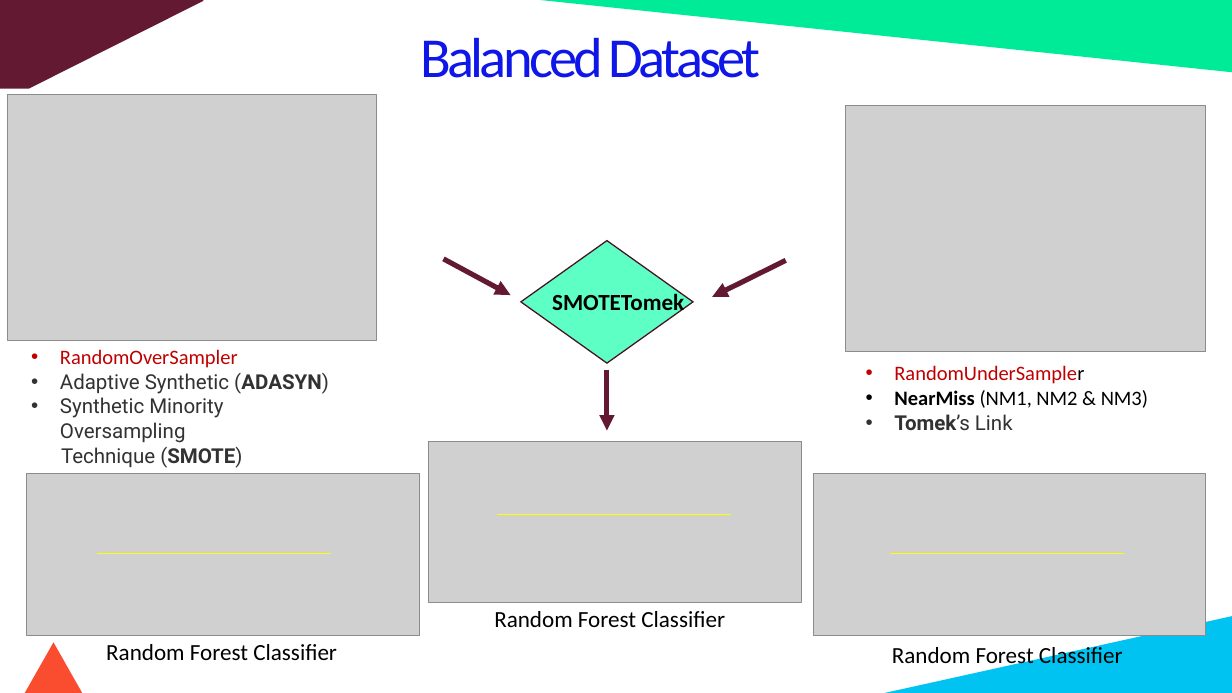
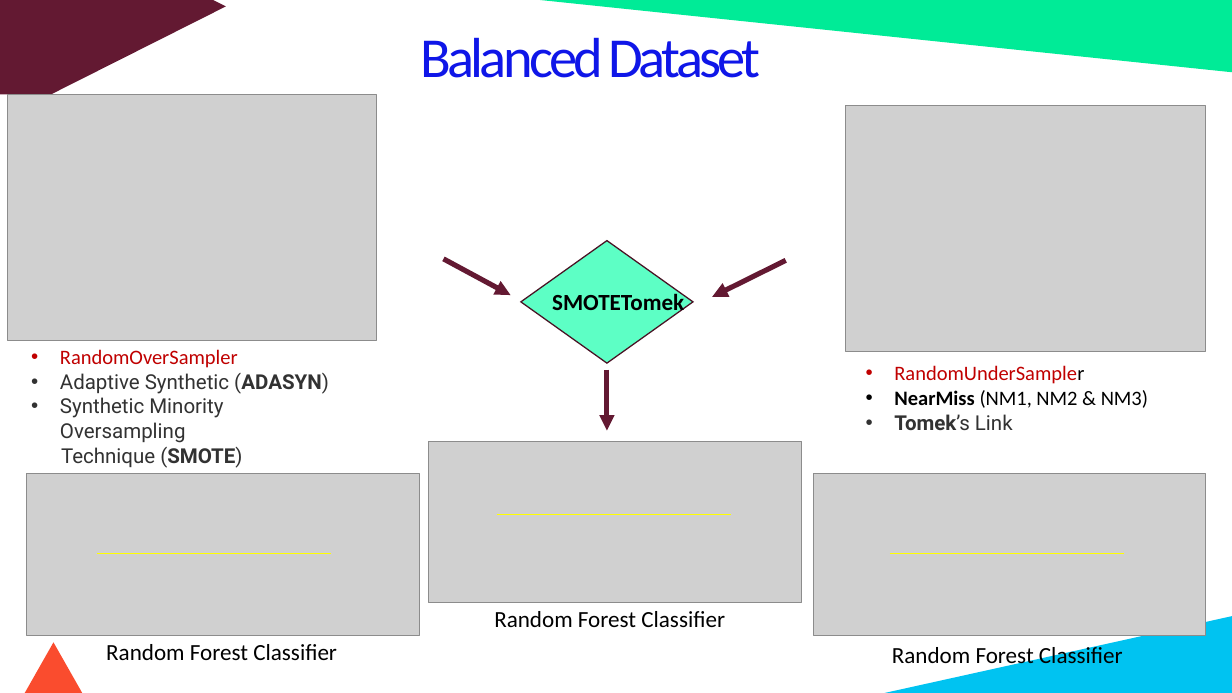
Before and after one commit to fbrowther/Detecting-Fraudulent-Credit-Card-Transactions-Using-Machine-Learning, a slide deck: slide 23 of Presentation - CreditCardTransactions.pptx (slide 22 before the commit). Drawn at 1232x693 pixels with LibreOffice and Linux fonts; fonts in the diff are those of the drawing; grey boxes stand for pictures. Boxes give left, top, right and bottom in pixels: in the first picture for what was removed or moved away, otherwise in the second. Text is boxed around its words. In the diff, an @@ line names an element or a change of style, - is before the commit and + after.

```diff
--- a/Presentation - CreditCardTransactions.pptx
+++ b/Presentation - CreditCardTransactions.pptx
@@ pentagon arrow: place and size @@
-pentagon arrow at [0, 0, 203, 89]
+pentagon arrow at [0, 0, 226, 94]
```
Also in this commit, not shown: 1 other slide changed, 1 slide added, 4 other files.
